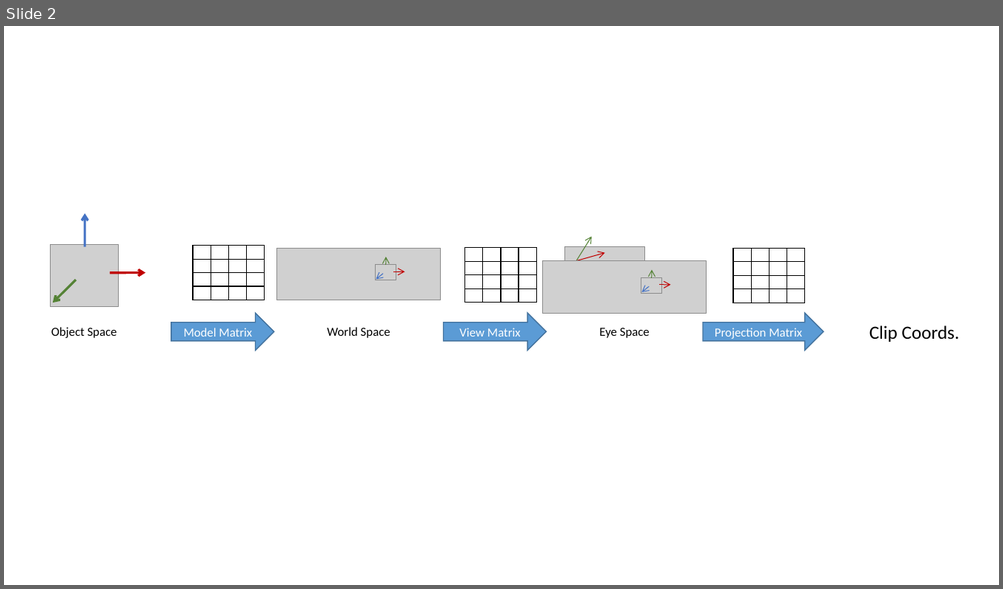
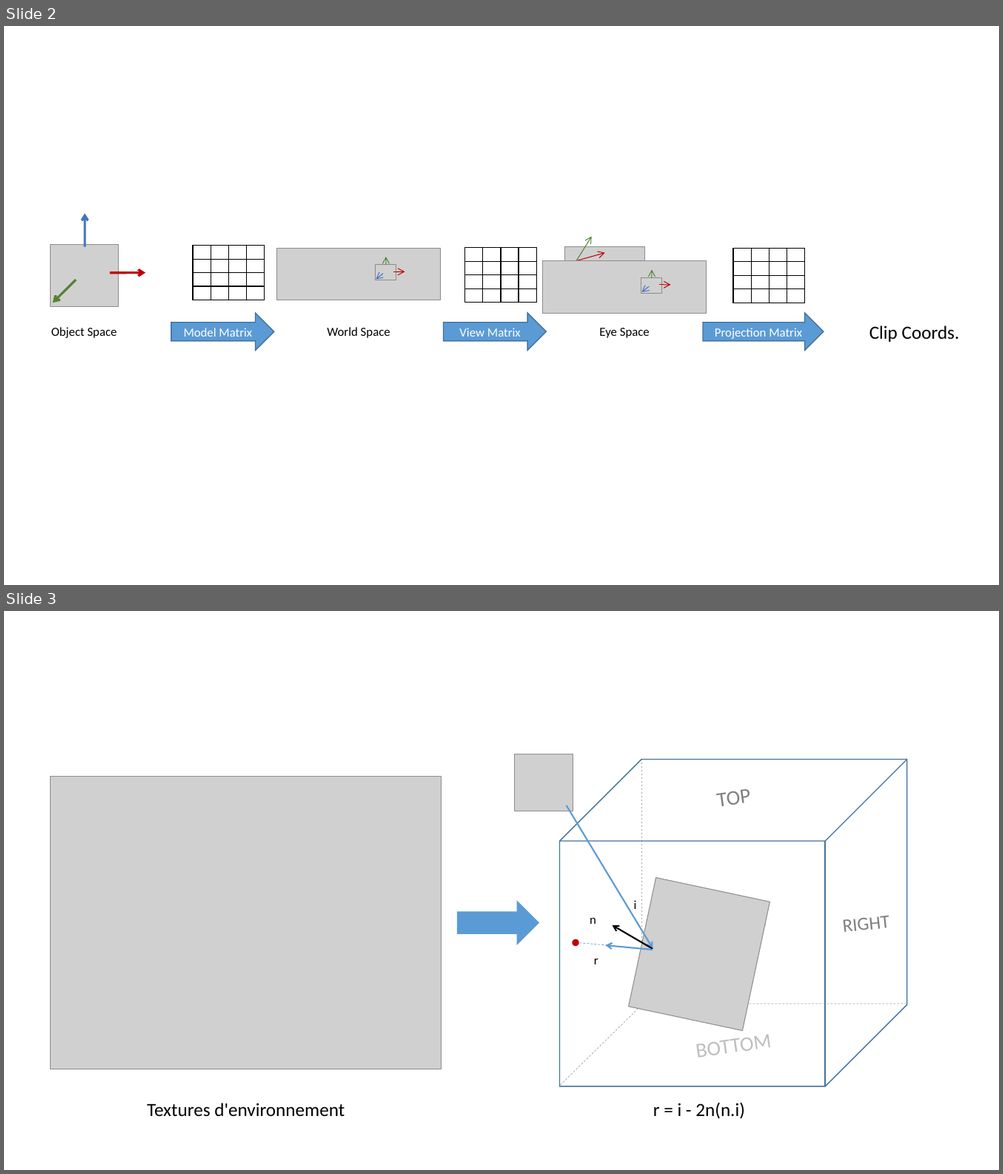
Before and after one commit to GwennaelBuchet/zenibar_webgl, a slide deck: presentation/server/public/assets/Presentation1.pptx. Shown one above the other, each under a label of ours: slide 2 before the commit, slides 2 and 3 after it. The pictures are 1003x589 and 1003x1174 pixels, drawn with LibreOffice and Linux fonts; fonts in the diff are those of the drawing; grey boxes stand for pictures. Boxes give left, top, right and bottom in pixels: in the first picture for what was removed or moved away, otherwise in the second. Text is boxed around its words. In the diff, an @@ line names an element or a change of style, - is before the commit and + after.

```diff
--- a/presentation/server/public/assets/Presentation1.pptx
+++ b/presentation/server/public/assets/Presentation1.pptx
@@ slide 3 added at <box>4,611,999,1170</box>, background #FFFFFF @@
@@ picture added at <box>515,755,572,812</box> @@
@@ cube added at <box>560,760,908,1087</box>, outline #43739E 1 pt @@
@@ line added from (642, 759) to (642, 1007), #A6A6A6 0.5 pt dashed @@
@@ picture added at <box>51,777,441,1070</box> @@
@@ arrow added from (566, 806) to (653, 949), #5B9BD5 1.5 pt @@
@@ text added at <box>717,789,751,806</box>, 20 pt, text #808080 @@
+TOP
@@ picture added at <box>629,878,770,1031</box> @@
@@ right arrow added at <box>457,900,539,945</box>, fill #5B9BD5 @@
@@ text added at <box>589,918,596,924</box>, 12 pt, text #000000 @@
+n
@@ text added at <box>634,900,637,909</box>, 12 pt, text #000000 @@
+i
@@ text added at <box>726,921,765,931</box>, 18 pt, text #BFBFBF @@
+BACK
@@ text added at <box>843,916,891,932</box>, 18 pt, text #808080 @@
+RIGHT
@@ flow chart summing junction added at <box>572,940,578,946</box>, fill #C00000 @@
@@ line added from (608, 945) to (575, 943), #5B9BD5 0.5 pt dashed @@
@@ arrow added from (652, 949) to (612, 925), #000000 1.5 pt @@
@@ text added at <box>594,959,598,965</box>, 12 pt, text #000000 @@
+r
@@ arrow added from (652, 950) to (606, 945), #5B9BD5 1.5 pt @@
@@ line added from (560, 1085) to (643, 1005), #A6A6A6 0.5 pt dashed @@
@@ line added from (907, 1004) to (642, 1004), #A6A6A6 0.5 pt dashed @@
@@ text added at <box>697,1034,772,1057</box>, 20 pt, text #BFBFBF @@
+BOTTOM
@@ text added at <box>147,1103,344,1117</box>, 18 pt, text #000000 @@
+Textures d'environnement
@@ text added at <box>653,1102,745,1119</box>, 18 pt, text #000000 @@
+r = i - 2n(n.i)
```
Also in this commit, not shown: 1 other slide added, 11 other files.
